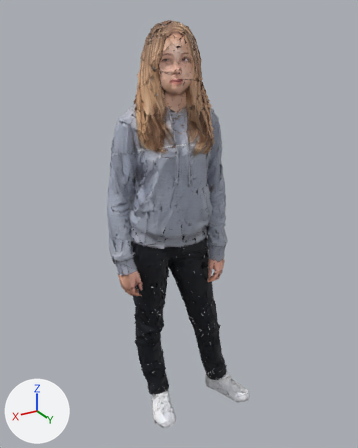
An edit to the glTF model assets/characters/hoodie-student-low.glb, drawn before and after from the same camera.
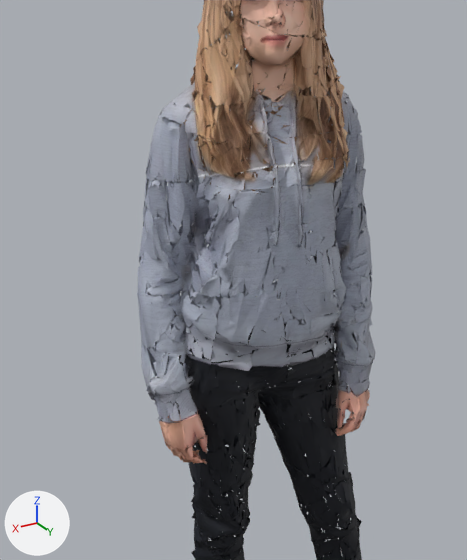
The first picture shows the older version from a 50 mm lens placed at (1.15, 1.91, 2.09), pointed at (-0.02, -0.03, 1.11). The close-ups show the older and then the newer version on the part from 10% to 76% of the width and 14% to 77% of the height of that picture. Only the edits that show in the close-ups are written down. The lights are fixed; the arrows at lower left show +X, +Y and +Z. Vertices at exactly the same position are counted once.
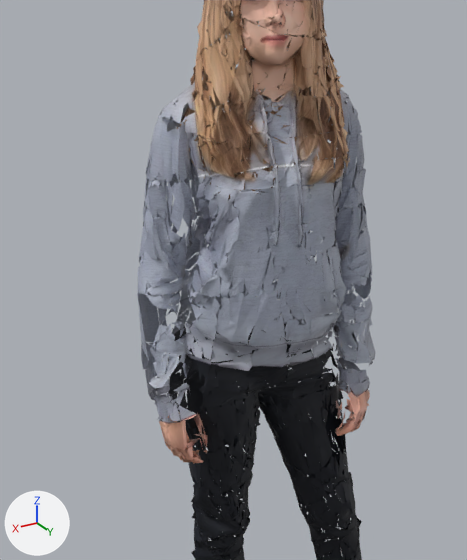
Changed parts and their boxes (x1, y1, x2, y2) in the close-ups (467 x 560 px):
part 1 of me_object_0, cut back: before (142, 66, 373, 465); after (175, 180, 371, 453)

Diff of the bpy script that builds the scene:
```diff
--- a/assets/characters/hoodie-student-low.glb.py
+++ b/assets/characters/hoodie-student-low.glb.py
@@ me_object_0 @@
 # used by ob_object_5; location = (0.0, 0.0, 0.0)
-me_object_0.from_pydata(...)  # 18564 vertices, 19800 faces; spans x -0.38..0.38, y -0.2..0.2, z 0.0..2.05
+me_object_0.from_pydata(...)  # 17715 vertices, 18453 faces; spans x -0.38..0.38, y -0.2..0.2, z 0.0..2.05
+# me_object_0 part 1: 41 vertices moved within x -0.21..0.33, y -0.1..0.15, z 0.84..1.52; 840 vertices removed from x -0.21..0.38, y -0.11..0.17, z 0.78..1.74
+# other edits to the shape of me_object_0 do not show in these pictures
 me_object_0.materials.append(mat_shoes)
```
